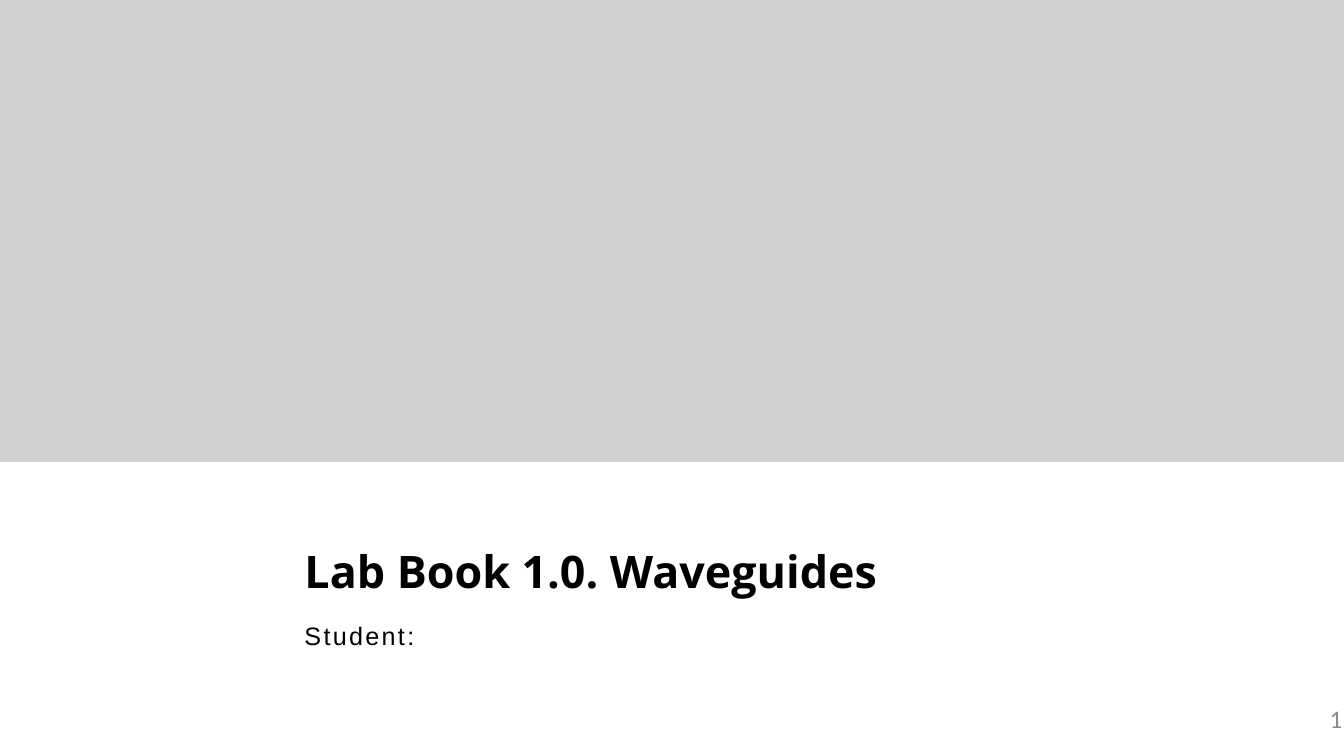
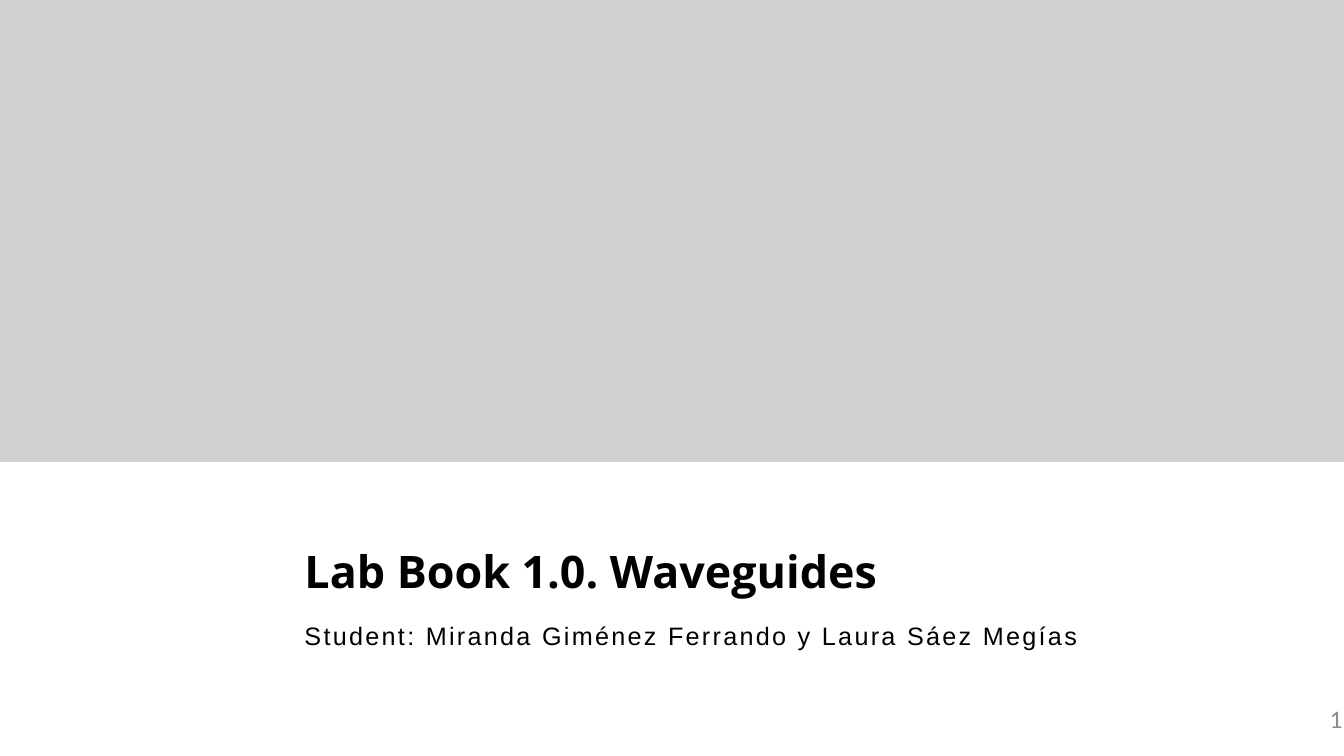
Before and after one commit to miiraandaa/cifoin-lab1, a slide deck: slide 1 of LabBook_10.pptx. Drawn at 1344x756 pixels with LibreOffice and Linux fonts; fonts in the diff are those of the drawing; grey boxes stand for pictures; background and template pictures are left out. Boxes give left, top, right and bottom in pixels: in the first picture for what was removed or moved away, otherwise in the second. Text is boxed around its words. In the diff, an @@ line names an element or a change of style, - is before the commit and + after.

```diff
--- a/LabBook_10.pptx
+++ b/LabBook_10.pptx
@@ text at bbox=[304, 626, 1077, 650]: text changed @@
-Student:
+Student: Miranda Giménez Ferrando y Laura Sáez Megías
```
Also in this commit, not shown: 8 other slides changed, 6 slides added, 1 slide removed, 2 other files.
